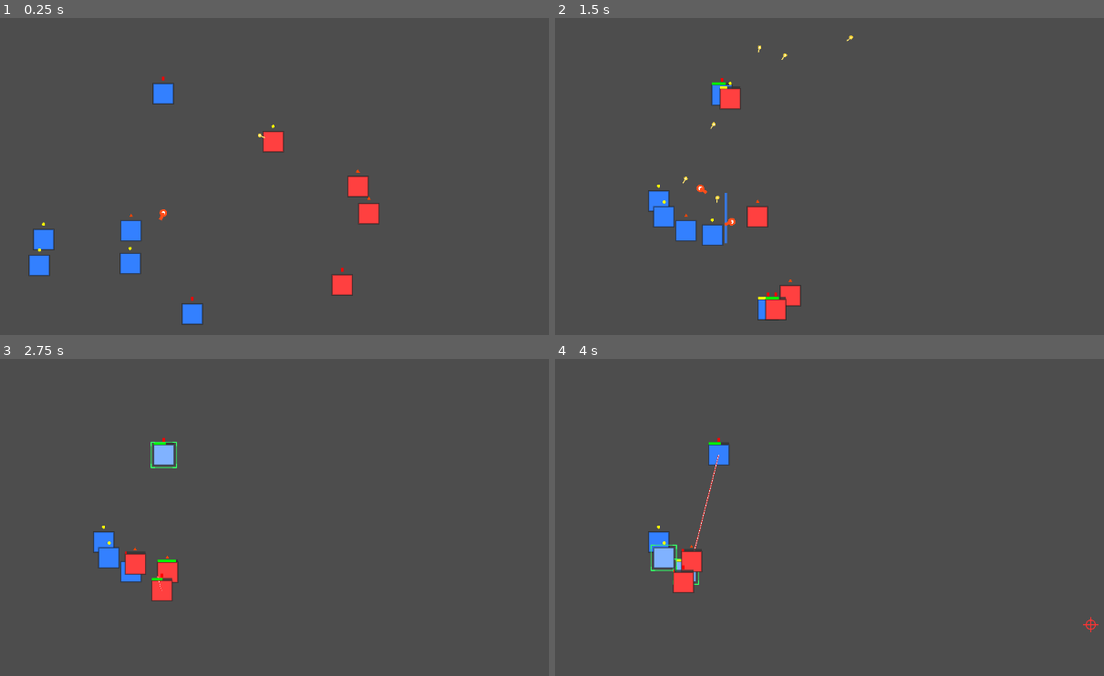
Above: before the commit, frames 1-4 (two rows, left to right).
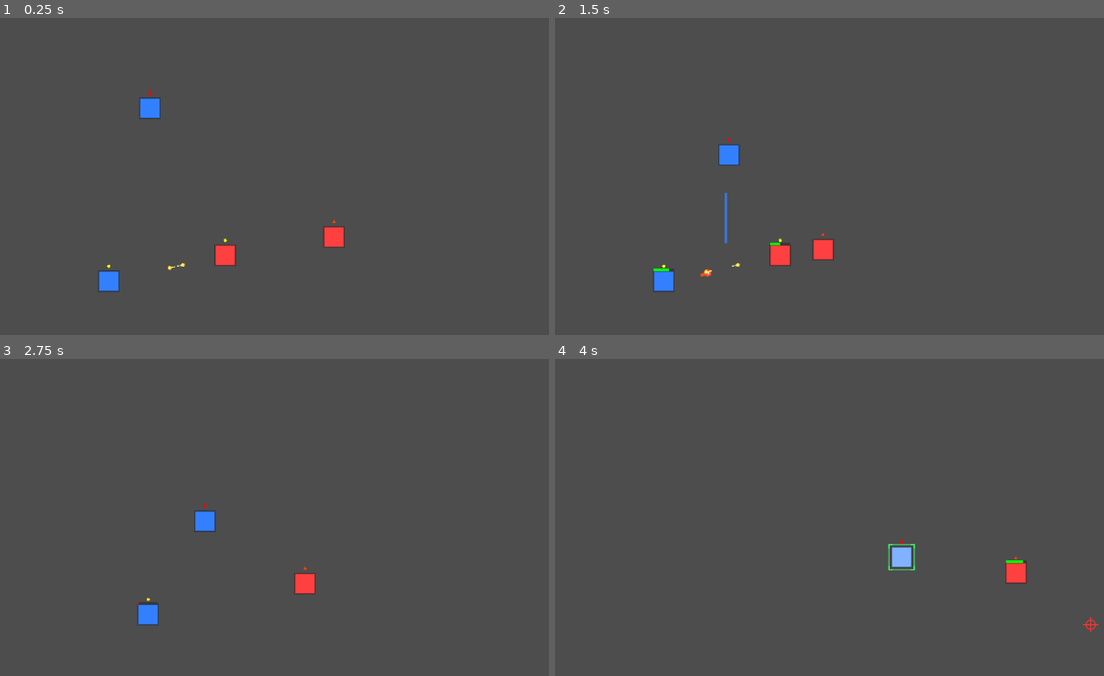
Above: after the commit, the same moments.

Repository: ZhanXuzhao/SpaceRTS
Game: Godot game, scene res://scenes/main.tscn
Same seed, same stepped clock (60 frames per second), same inputs: the game is played once before the commit and once after it.
Inputs (mouse positions are in pixels of both pictures, inside the frame that each line leads up to):
- Up to frame 1 (0.25 s): no input
- Up to frame 2 (1.5 s): tap Enter at 0.5 s; move the mouse to (1032, 201) at 0.52 s; tap R at 0.6 s; click (1032, 201) at 0.67 s; drag from (725, 243) to (719, 94) at 1.27 s
- Up to frame 3 (2.75 s): move the mouse to (389, 473) at 2.02 s; hold Shift from 2.03 s (still down)
- Up to frame 4 (4 s): release Shift at 2.75 s; drag from (834, 644) to (659, 542) at 2.77 s; move the mouse to (1093, 625) at 3.52 s; hold A from 3.53 s (still down); tap Q at 3.6 s

The runs differ from the first frame. In frame 1, 3.6% of the frame differs, in the area x 5-70%, y 18-97%; in frame 2, 3.5%; in frame 3, 2.5%; in frame 4, 2.1%.

Commit message:
Units stop at weapon range edge instead of crowding

Diff:
--- a/scenes/main.tscn
+++ b/scenes/main.tscn
@@ -6,5 +6,5 @@
 [node name="Main" type="Node2D"]
 script = ExtResource("1")
 unit_scene = ExtResource("2")
-blue_count = 6
-red_count = 4
+blue_count = 2
+red_count = 2
--- a/scripts/main.gd
+++ b/scripts/main.gd
@@ -4,9 +4,9 @@
 @export var unit_scene: PackedScene
 
 ## 蓝队（玩家控制）数量
-@export var blue_count: int = 6
+@export var blue_count: int = 2
 ## 红队（AI 控制）数量
-@export var red_count: int = 4
+@export var red_count: int = 2
 
 var _units: Array[Unit] = []
 
--- a/scripts/unit.gd
+++ b/scripts/unit.gd
@@ -91,8 +91,10 @@
 				_attack_timer = weapon.cooldown
 			_is_moving = false
 		else:
-			# 追击目标
-			_target_position = _current_target.global_position
+			# 追击目标：移动到射程边缘即可
+			var to_target = _current_target.global_position - global_position
+			var dir = to_target.normalized()
+			_target_position = _current_target.global_position - dir * weapon.range * 0.85
 			_is_moving = true
 	elif _current_target == null:
 		# 没有目标：如果之前存了移动目标则恢复移动
@@ -103,7 +105,9 @@
 
 	# 红队有目标时始终保持追击
 	if team == Team.RED and _current_target != null:
-		_target_position = _current_target.global_position
+		var to_target = _current_target.global_position - global_position
+		var dir = to_target.normalized()
+		_target_position = _current_target.global_position - dir * weapon.range * 0.85
 		_is_moving = true
 
 	# ---- 移动 ----
